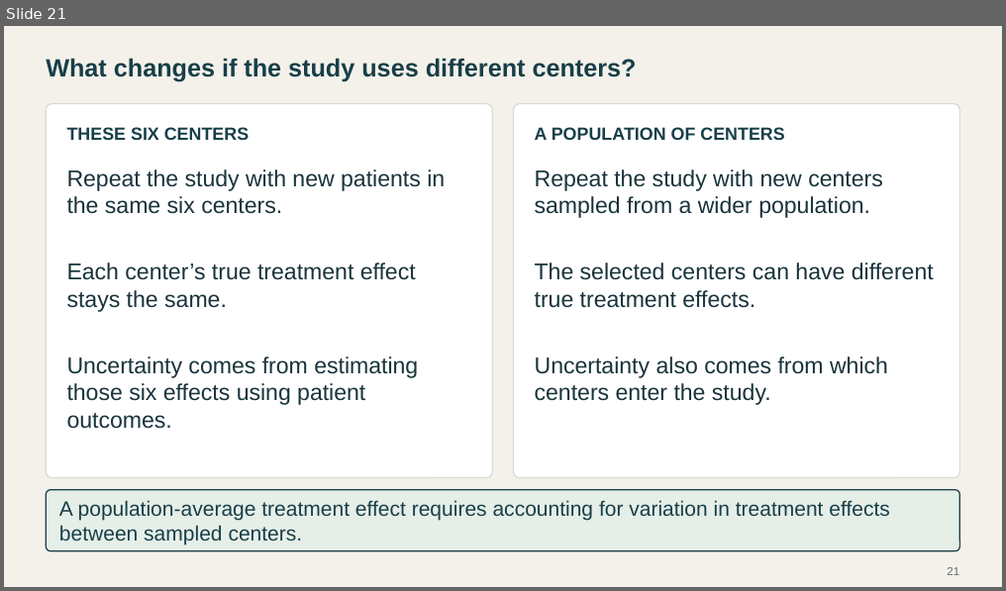
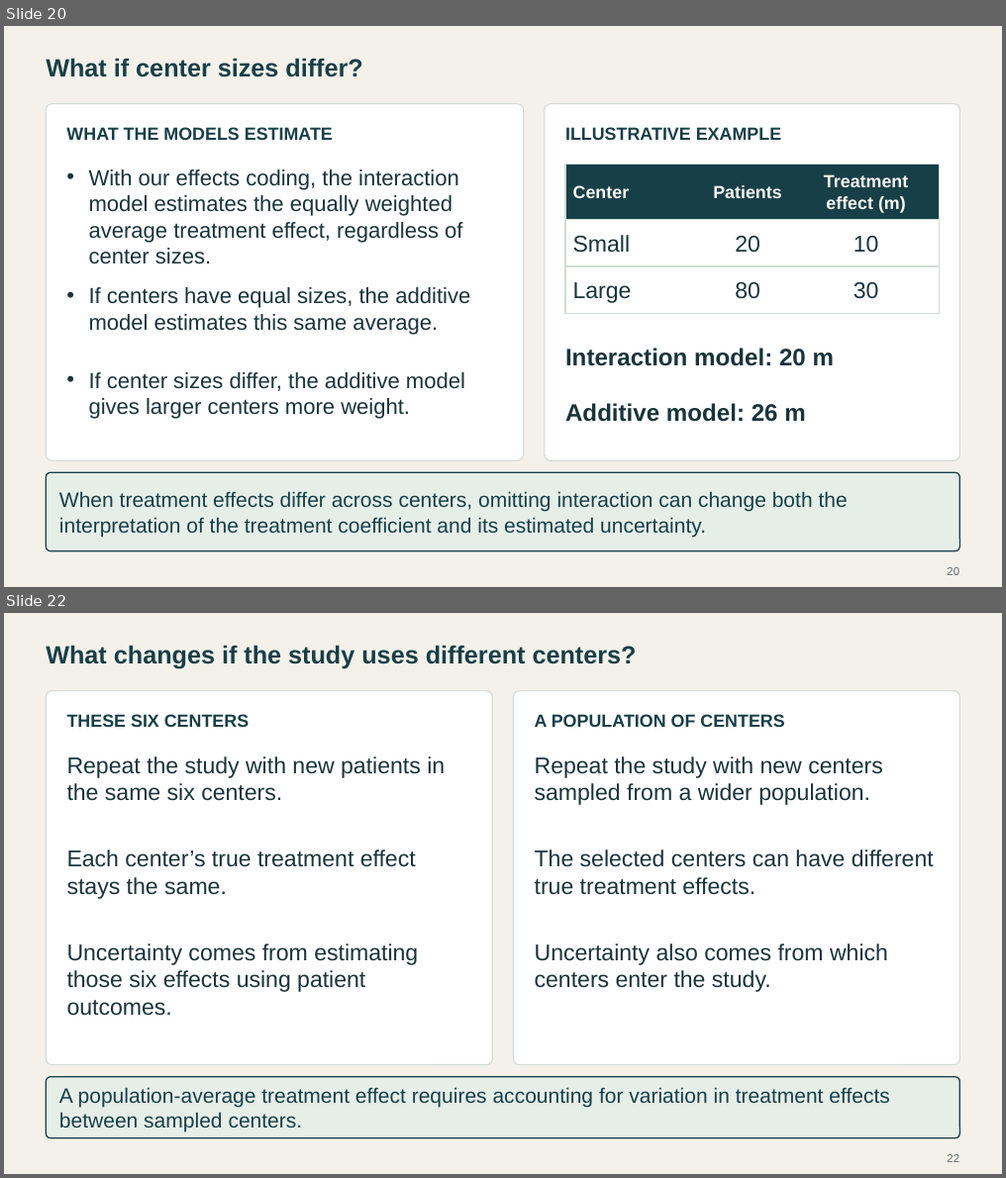
Before and after one commit to Postmus/BeyondMLR, a slide deck: lectures_2627/week2/Beyond_MLR_Week_2.pptx. Shown one above the other, each under a label of ours: slide 21 before the commit, slides 20 and 22 after it; the slides between them are not shown. The pictures are 1006x591 and 1006x1178 pixels, drawn with LibreOffice and Linux fonts; fonts in the diff are those of the drawing. Boxes give left, top, right and bottom in pixels: in the first picture for what was removed or moved away, otherwise in the second. Text is boxed around its words. In the diff, an @@ line names an element or a change of style, - is before the commit and + after.

Commit message:
Refine Week 2 interaction case study and simplify uncertainty discussion

```diff
--- a/lectures_2627/week2/Beyond_MLR_Week_2.pptx
+++ b/lectures_2627/week2/Beyond_MLR_Week_2.pptx
@@ slide 20 added at bbox=[4, 26, 1002, 587], background #F4F1EA @@
@@ text added at bbox=[46, 58, 362, 77], 24 pt, text #173F48, bold @@
+What if center sizes differ?
@@ rounded rectangle added at bbox=[46, 104, 524, 461], fill #FFFFFF, outline #D3DDD6 1.1 pt @@
@@ rounded rectangle added at bbox=[545, 104, 960, 461], fill #FFFFFF, outline #D3DDD6 1.1 pt @@
@@ text added at bbox=[66, 127, 333, 140], 17 pt, text #173F48, bold @@
+WHAT THE MODELS ESTIMATE
@@ text added at bbox=[565, 127, 781, 140], 17 pt, text #173F48, bold @@
+ILLUSTRATIVE EXAMPLE
@@ text added at bbox=[89, 170, 462, 265], 21 pt, text #19343B @@
+• With our effects coding, the interaction model estimates the equally weighted average treatment effect, regardless of center sizes.
@@ rectangle added at bbox=[565, 164, 939, 220], fill #173F48, outline #D3DDD6 1.1 pt @@
@@ text added at bbox=[573, 185, 630, 198], 17 pt, text #FAF8F2, bold @@
+Center
@@ text added at bbox=[713, 185, 781, 198], 17 pt, text #FAF8F2, bold @@
+Patients
@@ text added at bbox=[824, 174, 908, 213], 17 pt, text #FAF8F2, bold @@
+Treatment
+effect (m)
@@ rectangle added at bbox=[565, 220, 939, 267], fill #FFFFFF, outline #D3DDD6 1.1 pt @@
@@ text added at bbox=[573, 235, 631, 253], 22 pt, text #19343B @@
+Small
@@ text added at bbox=[735, 236, 760, 253], 22 pt, text #19343B @@
+20
@@ text added at bbox=[853, 236, 879, 253], 22 pt, text #19343B @@
+10
@@ text added at bbox=[89, 287, 470, 335], 21 pt, text #19343B @@
+• If centers have equal sizes, the additive model estimates this same average.
@@ rectangle added at bbox=[565, 267, 939, 313], fill #FFFFFF, outline #D3DDD6 1.1 pt @@
@@ text added at bbox=[573, 282, 632, 303], 22 pt, text #19343B @@
+Large
@@ text added at bbox=[735, 282, 760, 299], 22 pt, text #19343B @@
+80
@@ text added at bbox=[853, 282, 879, 299], 22 pt, text #19343B @@
+30
@@ text added at bbox=[565, 348, 834, 367], 23 pt, text #19343B, bold @@
+Interaction model: 20 m
@@ text added at bbox=[89, 372, 465, 419], 21 pt, text #19343B @@
+• If center sizes differ, the additive model gives larger centers more weight.
@@ text added at bbox=[565, 403, 805, 422], 23 pt, text #19343B, bold @@
+Additive model: 26 m
@@ rounded rectangle added at bbox=[46, 472, 960, 552], fill #E6EEE8, outline #173F48 1.2 pt @@
@@ text added at bbox=[59, 491, 847, 537], 20 pt, text #173F48 @@
+When treatment effects differ across centers, omitting interaction can change both the interpretation of the treatment coefficient and its estimated uncertainty.
@@ page number added at bbox=[946, 568, 959, 575], 11 pt, text #5C6E72 @@
+20
@@ what was slide 21 is now slide 22 @@
@@ page number at bbox=[946, 1155, 959, 1162]: text changed @@
-21
+22
```
Also in this commit, not shown: 2 slides changed, 12 other slides added, 12 slides removed, 32 other files.
